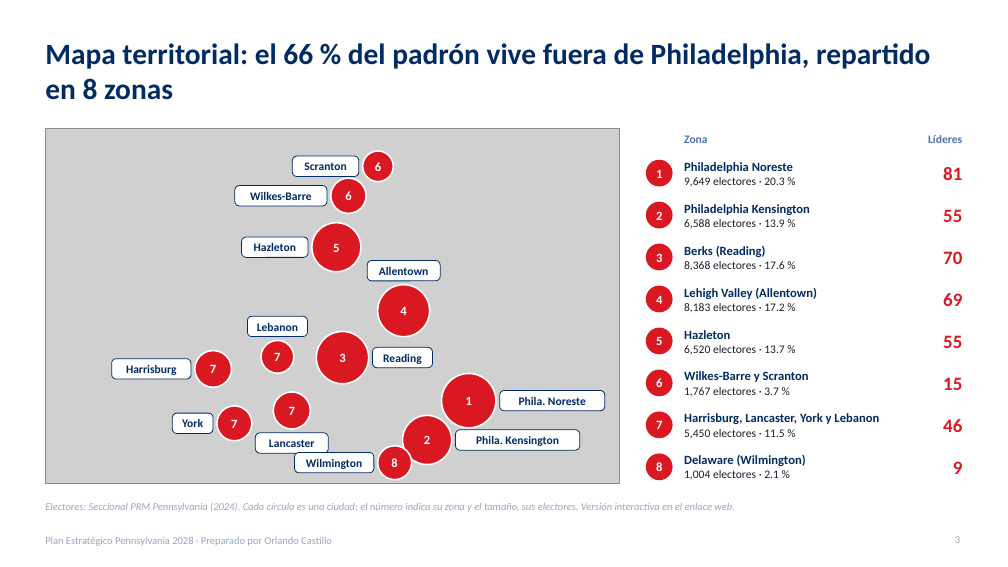
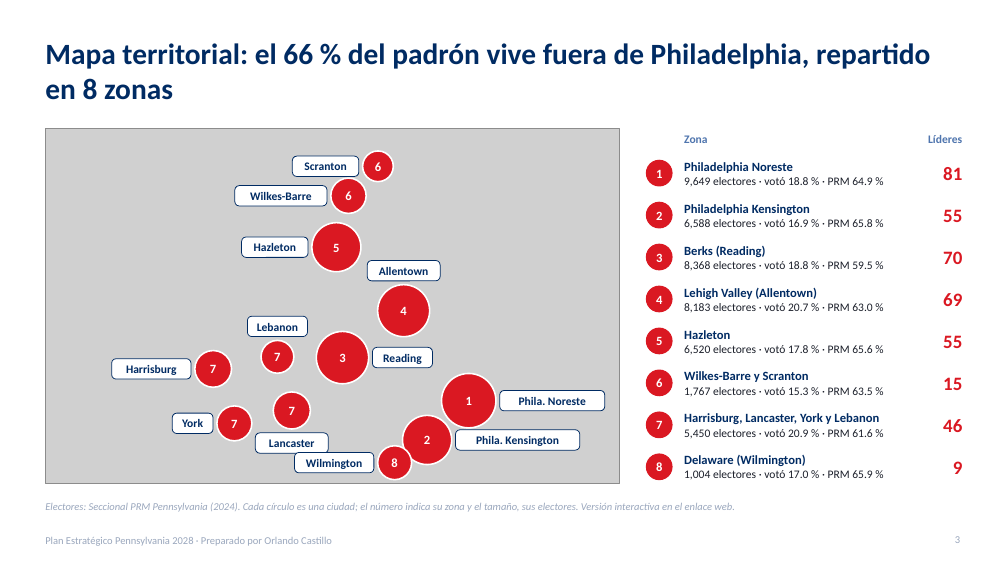
Before and after one commit to rcastillo9556/pdf-toolkit, a slide deck: slide 3 of presentaciones/Plan_Estrategico_Pennsylvania_2028.pptx. Drawn at 1008x567 pixels with LibreOffice and Linux fonts; fonts in the diff are those of the drawing; grey boxes stand for pictures. Boxes give left, top, right and bottom in pixels: in the first picture for what was removed or moved away, otherwise in the second. Text is boxed around its words. In the diff, an @@ line names an element or a change of style, - is before the commit and + after.

```diff
--- a/presentaciones/Plan_Estrategico_Pennsylvania_2028.pptx
+++ b/presentaciones/Plan_Estrategico_Pennsylvania_2028.pptx
@@ text at [684,177,872,186]: text changed @@
-9,649 electores · 20.3 %
+9,649 electores · votó 18.8 % · PRM 64.9 %
@@ text at [684,219,872,228]: text changed @@
-6,588 electores · 13.9 %
+6,588 electores · votó 16.9 % · PRM 65.8 %
@@ text at [684,261,872,270]: text changed @@
-8,368 electores · 17.6 %
+8,368 electores · votó 18.8 % · PRM 59.5 %
@@ text at [684,303,872,312]: text changed @@
-8,183 electores · 17.2 %
+8,183 electores · votó 20.7 % · PRM 63.0 %
@@ text at [684,345,872,354]: text changed @@
-6,520 electores · 13.7 %
+6,520 electores · votó 17.8 % · PRM 65.6 %
@@ text at [684,387,872,396]: text changed @@
-1,767 electores · 3.7 %
+1,767 electores · votó 15.3 % · PRM 63.5 %
@@ text at [684,429,872,438]: text changed @@
-5,450 electores · 11.5 %
+5,450 electores · votó 20.9 % · PRM 61.6 %
@@ text at [684,470,872,479]: text changed @@
-1,004 electores · 2.1 %
+1,004 electores · votó 17.0 % · PRM 65.9 %
```
Also in this commit, not shown: 2 other slides changed, 2 other files.
